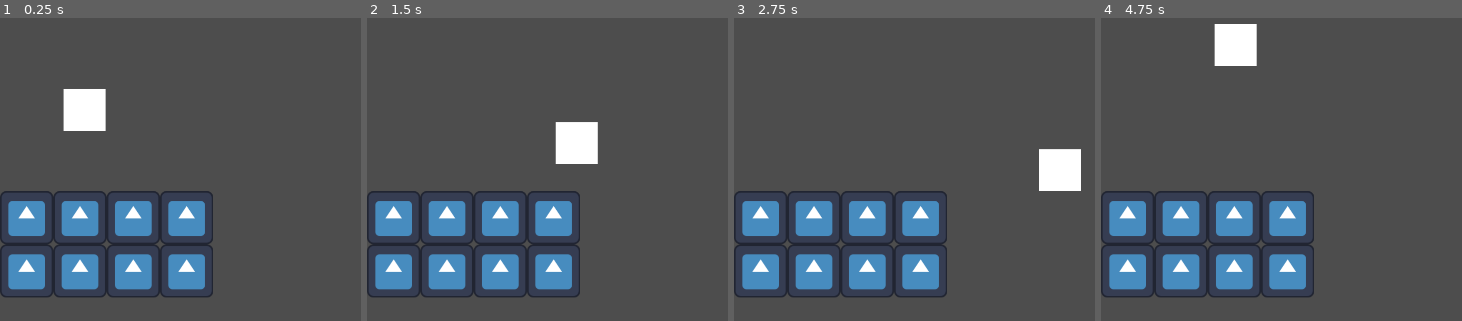
Above: before the commit, frames 1-4 (left to right).
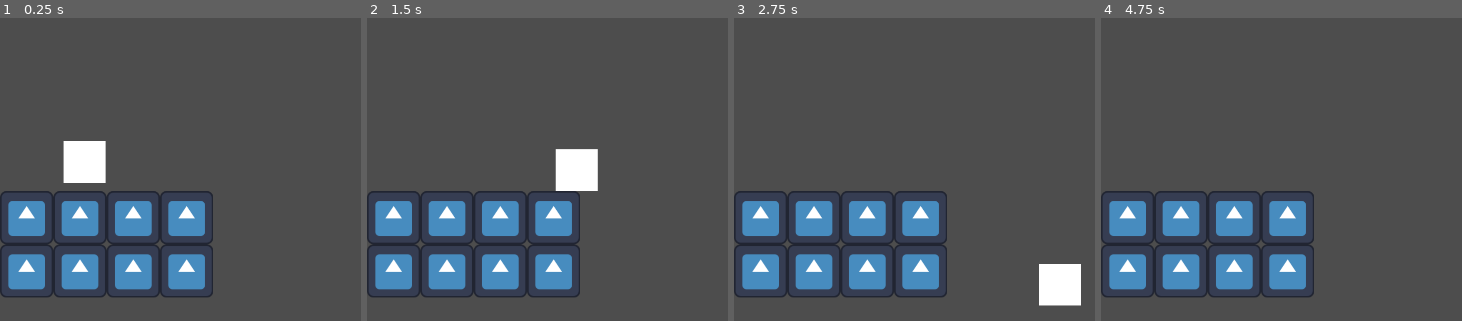
Above: after the commit, the same moments.

Repository: LitheFulminare/Operation-Venulysian
Game: Godot game, scene res://Game scenes/Prototyping.tscn
Two runs of this game, one before a commit and one after it. Both use one fixed random seed, a clock stepped at 60 frames per second and the inputs below. The engine's default icon, where the game draws it, is replaced by a stand-in: a white triangle on a blue panel in a dark square.
Inputs:
- Up to frame 1 (0.25 s): no input
- Up to frame 2 (1.5 s): hold D (Right) 0.53-1.28 s; hold S (Down) from 1.28 s (still down)
- Up to frame 3 (2.75 s): tap Enter at 2 s; release S (Down) at 2.03 s; hold D (Right) from 2.03 s (still down)
- Up to frame 4 (4.75 s): release D (Right) at 2.78 s; hold W (Up) 2.78-3.53 s; hold A (Left) from 3.53 s (still down)

The runs differ from the first frame. In frame 1, 3.3% of the frame differs, in the area x 17-30%, y 23-55%; in frame 2, 2.1%; in frame 3, 3.2%; in frame 4, 1.7%.

Commit message:
added player movement
only left, right and gravity, there's no jump

Diff:
--- a/Operation Venulysian/Components/Entity/movement_component.gd
+++ b/Operation Venulysian/Components/Entity/movement_component.gd
@@ -4,9 +4,34 @@
 @export var character_body: CharacterBody2D
 @export var speed: float = 400
 
+var is_jumping: bool = false
+
 ## Gets the input and call the CharacterBody's move and slide method
 func move() -> void:
-	var input_direction: Vector2 = Input.get_vector("Left", "Right", "Up", "Down").normalized()
-	character_body.velocity = input_direction * speed
+	var direction: Vector2
+	#var direction: Vector2 = Input.get_vector("Left", "Right", "Up", "Down").normalized()
+
+	if Input.is_action_pressed("Left"):
+		direction.x = -1
+	if Input.is_action_pressed("Right"):
+		direction.x = 1
+
+	character_body.velocity = direction * speed
+
+	#region movement alternative
+
+	# this makes quick strafing not possible, as pressing both Left and Right keys will cancel the movement
+
+	#if Input.is_action_pressed("Left"):
+		#direction.x += -1
+	#if Input.is_action_pressed("Right"):
+		#direction.x += 1
+
+	#character_body.velocity = direction.normalized() * speed
+
+	#endregion
+
+	if !is_jumping:
+		character_body.velocity.y += 500
 
 	character_body.move_and_slide()
--- a/Operation Venulysian/Player/player.gd
+++ b/Operation Venulysian/Player/player.gd
@@ -4,5 +4,5 @@
 @export_group("Components")
 @export var movement_component: MovementComponent
 
-func _physics_process(delta: float) -> void:
+func _physics_process(_delta: float) -> void:
 	movement_component.move()
